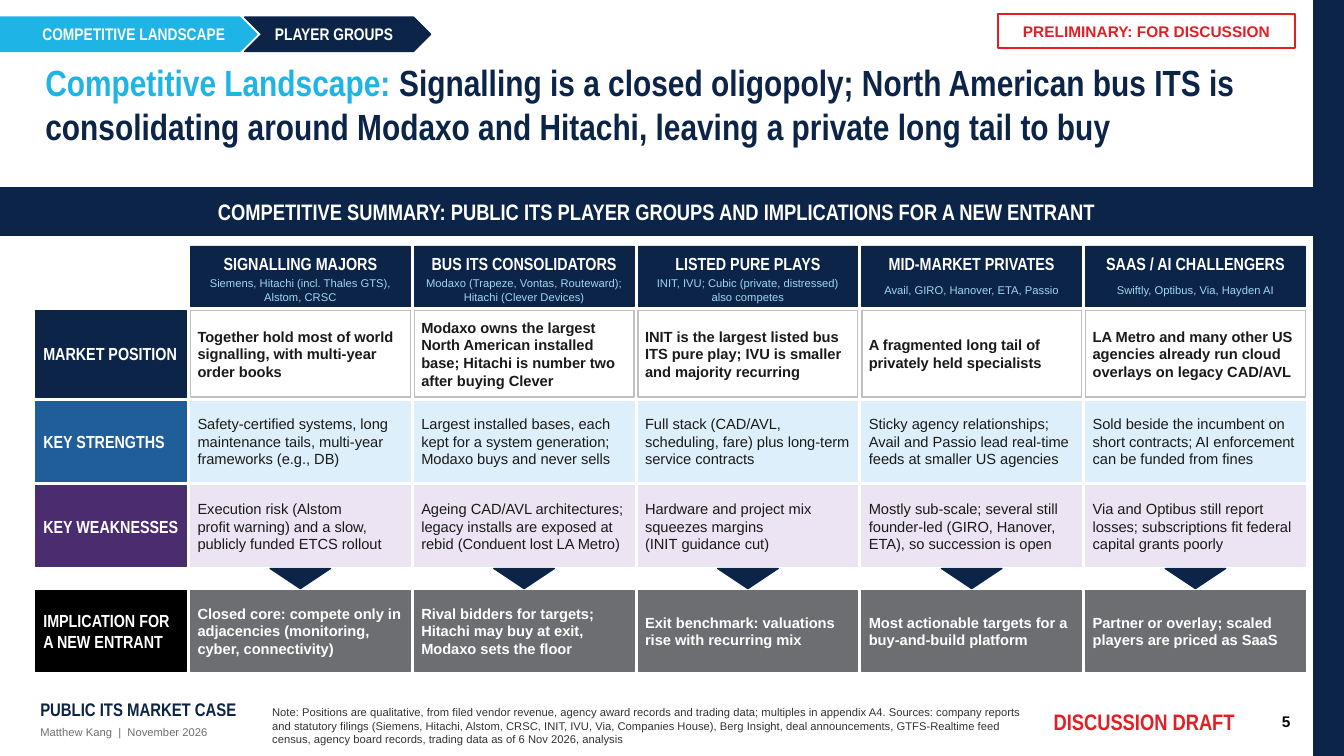
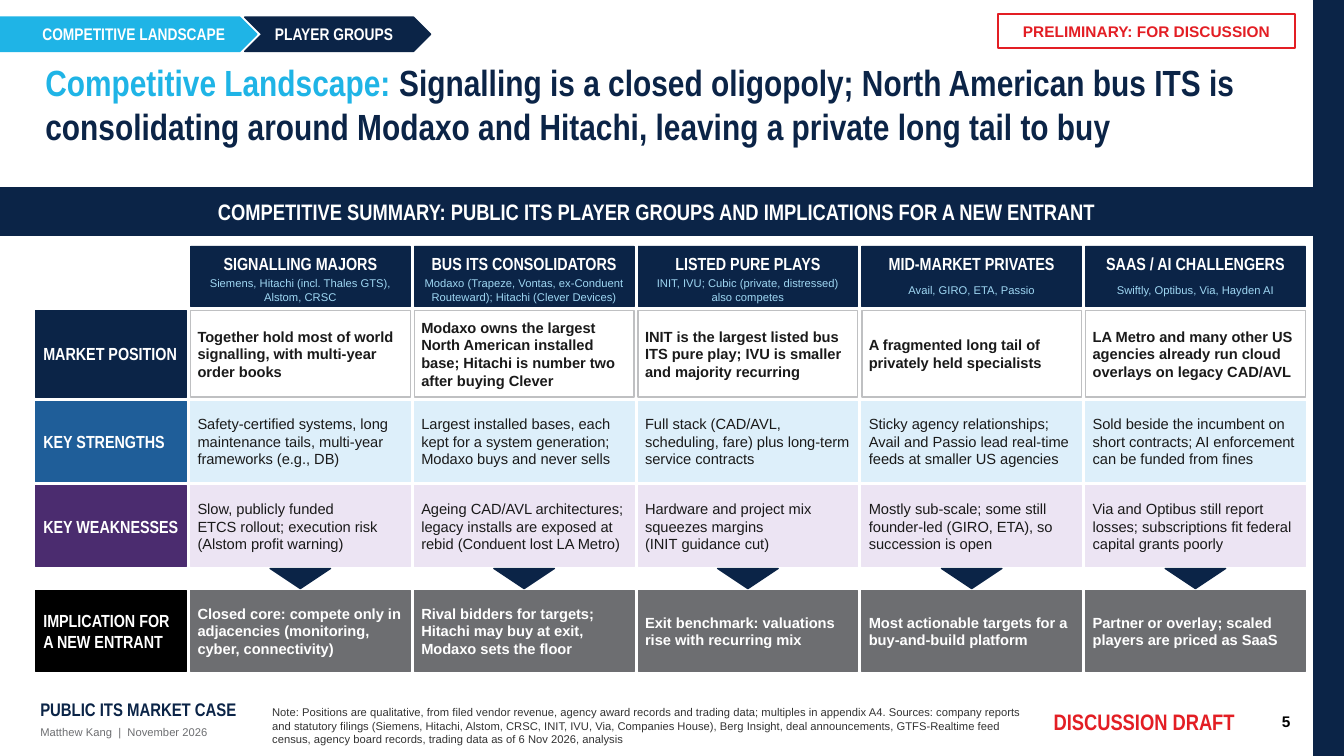
Before and after one commit to matthewkang858/Project-2-, a slide deck: slide 5 of its-market-case/deck/Public_ITS_Market_Case.pptx. Drawn at 1344x756 pixels with LibreOffice and Linux fonts; fonts in the diff are those of the drawing. Boxes give left, top, right and bottom in pixels: in the first picture for what was removed or moved away, otherwise in the second. Text is boxed around its words. In the diff, an @@ line names an element or a change of style, - is before the commit and + after.

```diff
--- a/its-market-case/deck/Public_ITS_Market_Case.pptx
+++ b/its-market-case/deck/Public_ITS_Market_Case.pptx
@@ text at box(425, 279, 623, 303): text changed @@
-Modaxo (Trapeze, Vontas, Routeward); Hitachi (Clever Devices)
+Modaxo (Trapeze, Vontas, ex-Conduent Routeward); Hitachi (Clever Devices)
@@ text at box(908, 286, 1035, 296): text changed @@
-Avail, GIRO, Hanover, ETA, Passio
+Avail, GIRO, ETA, Passio
@@ text at box(198, 503, 378, 552): text changed @@
-Execution risk (Alstom profit warning) and a slow, publicly funded ETCS rollout
+Slow, publicly funded ETCS rollout; execution risk (Alstom profit warning)
@@ text at box(869, 503, 1052, 552): text changed @@
-Mostly sub-scale; several still founder-led (GIRO, Hanover, ETA), so succession is open
+Mostly sub-scale; some still founder-led (GIRO, ETA), so succession is open
```
Also in this commit, not shown: 2 other slides changed, 7 other files.
